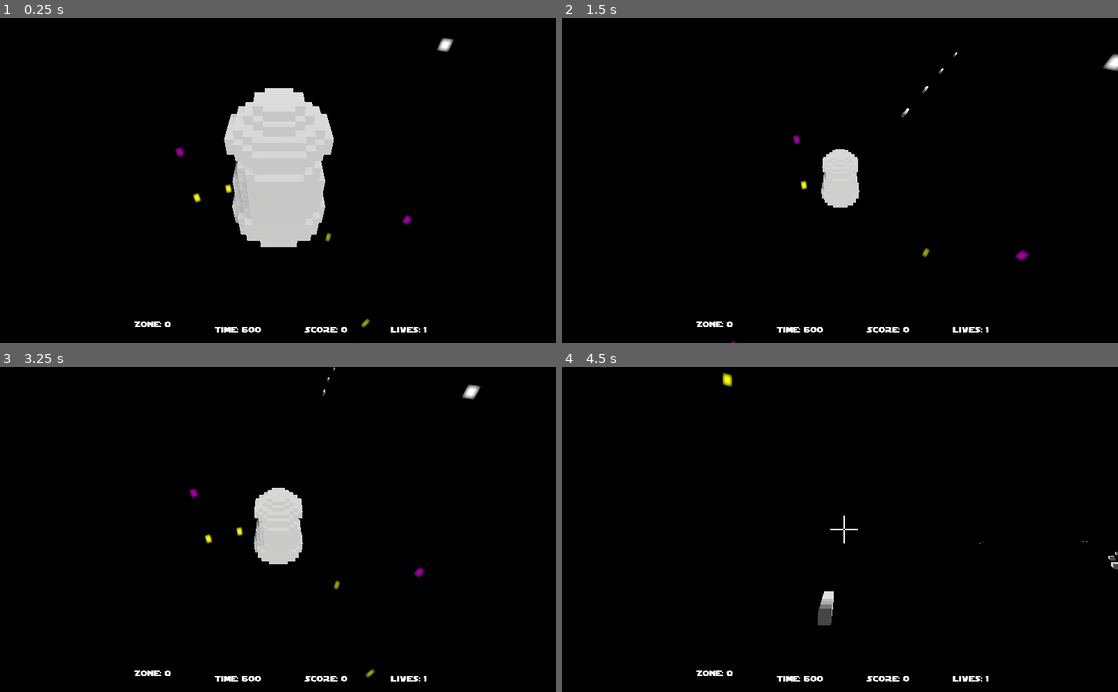
Above: before the commit, frames 1-4 (two rows, left to right).
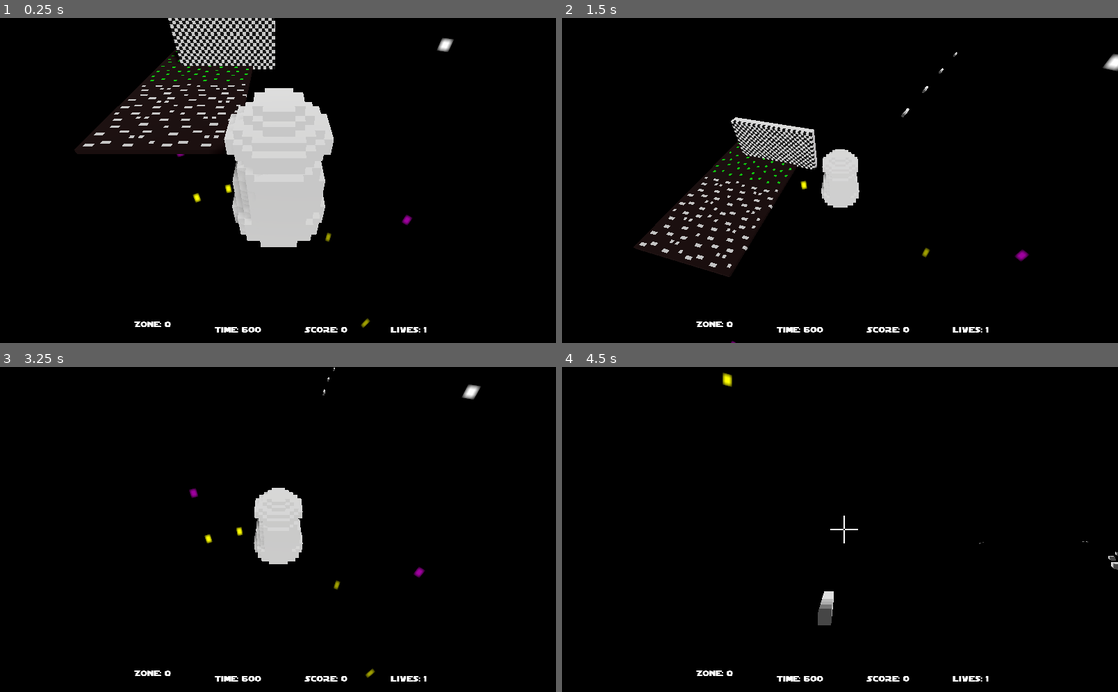
Above: after the commit, the same moments.

Repository: SteveSmith16384/LaserSquadFPS
Game: Godot game, scene res://Main.tscn
Two runs of this game, one before a commit and one after it. Both use one fixed random seed, a clock stepped at 60 frames per second and the inputs below.
Inputs (mouse positions are in pixels of both pictures, inside the frame that each line leads up to):
- Up to frame 1 (0.25 s): no input
- Up to frame 2 (1.5 s): move the mouse to (867, 180) at 0.52 s; press the mouse at (867, 180) at 0.53 s; hold W (move_forward) from 0.53 s (still down); move the mouse to (812, 180) at 1.27 s; release the mouse at (812, 180) at 1.28 s; tap 2 (camera_back) at 1.35 s
- Up to frame 3 (3.25 s): keep holding W (move_forward); click (250, 529) at 1.55 s; move the mouse to (289, 523) at 2.02 s; press the mouse at (289, 523) at 2.03 s; tap 1 (camera_fwd) at 2.1 s; move the mouse to (272, 536) at 2.77 s; release the mouse at (272, 536) at 2.78 s; click (272, 536) at 2.85 s
- Up to frame 4 (4.5 s): keep holding W (move_forward); tap Enter at 3.5 s; move the mouse to (878, 532) at 3.52 s; press the mouse at (878, 532) at 3.53 s; tap F (toggle_first_person) at 3.6 s; move the mouse to (795, 526) at 4.27 s; release the mouse at (795, 526) at 4.28 s; click (795, 526) at 4.35 s

The runs differ from the first frame. In frame 1, 7.3% of the frame differs, in the area x 13-50%, y 0-42%; in frame 2, 6.7%; in frame 3, less than 0.1%; in frame 4, nothing differs.

Commit message:
Very basic scene working

Diff:
--- a/src/ExtraLife.tscn
+++ b/src/ExtraLife.tscn
@@ -1,6 +1,6 @@
 [gd_scene load_steps=4 format=2]
 
-[ext_resource path="res://Assets/models/extra_life.obj" type="ArrayMesh" id=1]
+[ext_resource path="res://Assets/models/the_assassins/extra_life.obj" type="ArrayMesh" id=1]
 [ext_resource path="res://ExtraLife.gd" type="Script" id=2]
 
 [sub_resource type="BoxShape" id=1]
--- /dev/null
+++ b/src/Grass.tscn
@@ -0,0 +1,7 @@
+[gd_scene load_steps=2 format=2]
+
+[ext_resource path="res://Assets/models/the_assassins/grass-0-grass.obj" type="ArrayMesh" id=1]
+
+[node name="Grass" type="MeshInstance"]
+mesh = ExtResource( 1 )
+material/0 = null
--- /dev/null
+++ b/src/Gravel.tscn
@@ -0,0 +1,7 @@
+[gd_scene load_steps=2 format=2]
+
+[ext_resource path="res://Assets/models/the_assassins/gravel-0-gravel.obj" type="ArrayMesh" id=1]
+
+[node name="Gravel" type="MeshInstance"]
+mesh = ExtResource( 1 )
+material/0 = null
--- a/src/Main.tscn
+++ b/src/Main.tscn
@@ -1,6 +1,7 @@
-[gd_scene load_steps=11 format=2]
+[gd_scene load_steps=12 format=2]
 
 [ext_resource path="res://Player/Player.tscn" type="PackedScene" id=1]
+[ext_resource path="res://SternersHouse.tscn" type="PackedScene" id=2]
 [ext_resource path="res://HUD.tscn" type="PackedScene" id=3]
 [ext_resource path="res://Assets/backgrounds/background1.png" type="Texture" id=5]
 [ext_resource path="res://RedPlanet.tscn" type="PackedScene" id=6]
@@ -82,6 +83,8 @@
 [node name="AmbienceTimer" type="Timer" parent="."]
 wait_time = 10.0
 autostart = true
+
+[node name="SternersHouse" parent="." instance=ExtResource( 2 )]
 [connection signal="timeout" from="RestartTimer" to="." method="_on_RestartTimer_timeout"]
 [connection signal="timeout" from="RestartPosTimer" to="." method="_on_RestartPosTimer_timeout"]
 [connection signal="timeout" from="InvincibleTimer" to="." method="_on_InvincibleTimer_timeout"]
--- a/src/Player/Player.tscn
+++ b/src/Player/Player.tscn
@@ -3,7 +3,7 @@
 [ext_resource path="res://Player/Player.gd" type="Script" id=1]
 [ext_resource path="res://Player/LaserGun.gd" type="Script" id=2]
 [ext_resource path="res://Assets/sfx/launches/slimeball.wav" type="AudioStream" id=3]
-[ext_resource path="res://Assets/models/extra_life.obj" type="ArrayMesh" id=4]
+[ext_resource path="res://Assets/models/the_assassins/extra_life.obj" type="ArrayMesh" id=4]
 [ext_resource path="res://Player/Weapons/gun.tscn" type="PackedScene" id=5]
 
 [sub_resource type="BoxShape" id=1]
--- /dev/null
+++ b/src/SternersHouse.tscn
@@ -0,0 +1,17 @@
+[gd_scene load_steps=4 format=2]
+
+[ext_resource path="res://Grass.tscn" type="PackedScene" id=1]
+[ext_resource path="res://Gravel.tscn" type="PackedScene" id=2]
+[ext_resource path="res://Wall.tscn" type="PackedScene" id=3]
+
+[node name="SternersHouse" type="Spatial"]
+
+[node name="Grass" parent="." instance=ExtResource( 1 )]
+
+[node name="Gravel" parent="." instance=ExtResource( 2 )]
+transform = Transform( 1, 0, 0, 0, 1, 0, 0, 0, 1, 0, 0, 3.2 )
+
+[node name="Wall" parent="." instance=ExtResource( 3 )]
+
+[node name="Wall2" parent="." instance=ExtResource( 3 )]
+transform = Transform( 1, 0, 0, 0, 1, 0, 0, 0, 1, 1.6, 0, 0 )
--- /dev/null
+++ b/src/Wall.tscn
@@ -0,0 +1,17 @@
+[gd_scene load_steps=3 format=2]
+
+[ext_resource path="res://Assets/models/the_assassins/wall.obj" type="ArrayMesh" id=1]
+
+[sub_resource type="BoxShape" id=1]
+extents = Vector3( 0.839737, 0.844857, 0.138249 )
+
+[node name="Wall" type="StaticBody"]
+
+[node name="MeshInstance" type="MeshInstance" parent="."]
+transform = Transform( 1, 0, 0, 0, 1, 0, 0, 0, 1, 1.16744, 0, -1.86022 )
+mesh = ExtResource( 1 )
+material/0 = null
+
+[node name="CollisionShape" type="CollisionShape" parent="."]
+transform = Transform( 1, 0, 0, 0, 1, 0, 0, 0, 1, 0, 0.890941, 0 )
+shape = SubResource( 1 )
Not shown, removed: src/Assets/models/bed.obj.import
Not shown, removed: src/Assets/models/chair1.obj.import
Not shown, removed: src/Assets/models/door1_left.obj.import
Not shown, removed: src/Assets/models/door1_right.obj.import
Not shown, removed: src/Assets/models/extra_life.obj.import
Not shown, removed: src/Assets/models/generator.obj.import
Not shown, removed: src/Assets/models/grass-0-grass.obj.import
Not shown, removed: src/Assets/models/gravel-0-gravel.obj.import
Not shown, removed: src/Assets/models/indoor_floor-0-indoor_floor1.obj.import
Not shown, removed: src/Assets/models/sideboard1.obj.import
Not shown, removed: src/Assets/models/table.obj.import
Renamed: src/Assets/models/bed.mtl -> src/Assets/models/the_assassins/bed.mtl
(and 70 more such lines)
